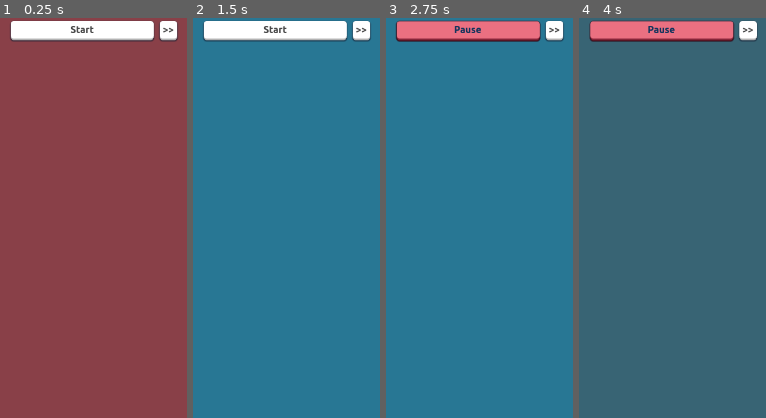
Above: before the commit, frames 1-4 (left to right).
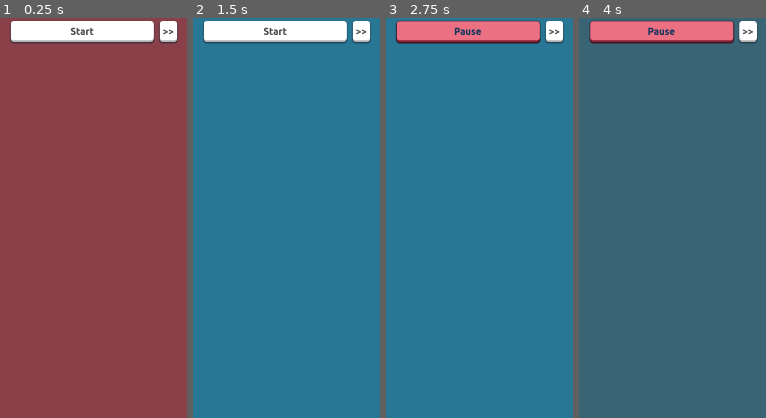
Above: after the commit, the same moments.

Repository: trubusoft/gomodoro
Game: Godot game, scene res://scenes/gomodoro.tscn
The game is run twice, just before and just after one commit, with the same random seed, the same clock (stepped at 60 frames per second) and the same inputs.
Inputs:
- Up to frame 1 (0.25 s): no input
- Up to frame 2 (1.5 s): click "Start" at 0.5 s; click ">>" at 1.25 s
- Up to frame 3 (2.75 s): click "Start" at 2 s
- Up to frame 4 (4 s): click ">>" at 2.75 s; click "Start" at 3.5 s
The pictures show only the part of the screen within x 25-75%, y 23-73%; the shares and areas given below are measured in that part.

The runs differ from the first frame. In frame 1, 1.5% of the frame differs, in the area x 5-96%, y 2-7%; in frame 2, 1.3%; in frame 3, 1.5%; in frame 4, 1.5%.

Commit message:
Update button.tres to add margin top and bottom

Diff:
--- a/assets/themes/button.tres
+++ b/assets/themes/button.tres
@@ -3,6 +3,8 @@
 [ext_resource type="FontFile" uid="uid://brvbesy3yluox" path="res://assets/fonts/Ubuntu-Bold.ttf" id="1_f3phk"]
 
 [sub_resource type="StyleBoxFlat" id="StyleBoxFlat_vi3ef"]
+content_margin_top = 3.0
+content_margin_bottom = 3.0
 bg_color = Color(1, 1, 1, 1)
 draw_center = false
 border_color = Color(0.701961, 0.701961, 0.701961, 1)
@@ -19,6 +21,8 @@
 shadow_offset = Vector2(0, 1)
 
 [sub_resource type="StyleBoxFlat" id="StyleBoxFlat_75glt"]
+content_margin_top = 3.0
+content_margin_bottom = 3.0
 bg_color = Color(0.921569, 0.439216, 0.505882, 1)
 border_width_bottom = 3
 border_color = Color(0.52549, 0.145098, 0.223529, 1)
@@ -35,6 +39,8 @@
 shadow_offset = Vector2(0, 1)
 
 [sub_resource type="StyleBoxFlat" id="StyleBoxFlat_0a58h"]
+content_margin_top = 3.0
+content_margin_bottom = 3.0
 bg_color = Color(1, 1, 1, 1)
 border_width_bottom = 3
 border_color = Color(0.701961, 0.701961, 0.701961, 1)
@@ -51,6 +57,8 @@
 shadow_offset = Vector2(0, 1)
 
 [sub_resource type="StyleBoxFlat" id="StyleBoxFlat_u2lyt"]
+content_margin_top = 3.0
+content_margin_bottom = 3.0
 bg_color = Color(1, 1, 1, 1)
 border_width_bottom = 3
 border_color = Color(0.701961, 0.701961, 0.701961, 1)
